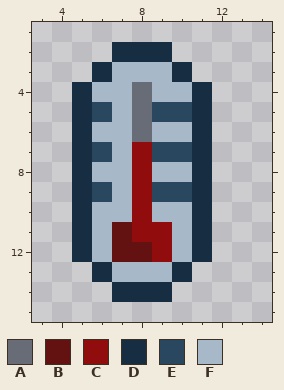
A pixel-art file gets an edit: art/toolbar_icons/thermometer_toolbar.aseprite. Above is the file before it was changed.
16x16 pixels, 1 frame. Shown: x 3..14, y 1..15.
Palette (. is transparent): A #676c76  B #631111  C #910c0c  D #162d42  E #2a4760  F #a7b9c8
Pixels before, first column x 5:
 2 ..DDD..
 3 .DFFFD.
 4 DFFAFFD
 5 DEFAEED
 6 DFFAFFD
 7 DEFCEED
 8 DFFCFFD
 9 DEFCEED
10 DFFCFFD
11 DFBCCFD
12 DFBBCFD
13 .DFFFD.
14 ..DDD..
Now the later version:
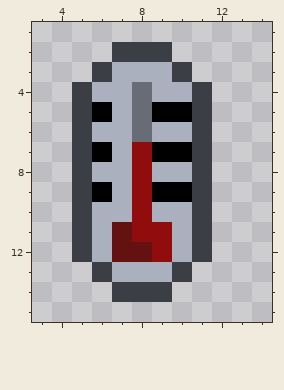
Change:
colour D: #162d42 -> #3b3e45
colour E: #2a4760 -> #000000
colour F: #a7b9c8 -> #aab0bd
Pixel boxes of the changes (left, top, right, bottom) in both pictures:
changed: (72, 42, 212, 302)
